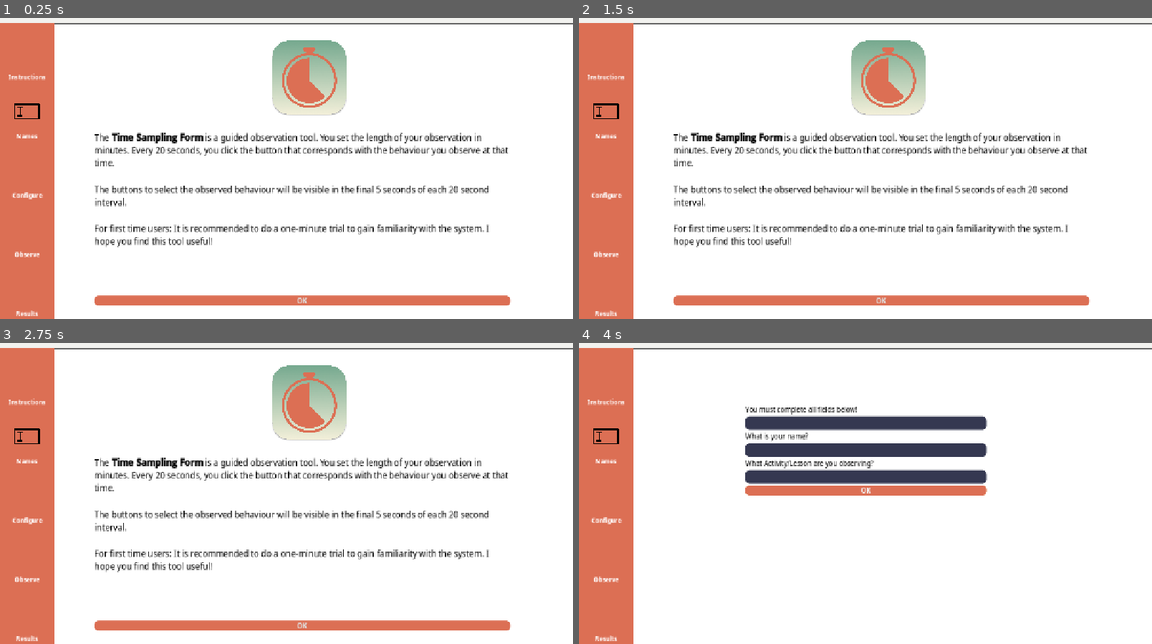
Above: before the commit, frames 1-4 (two rows, left to right).
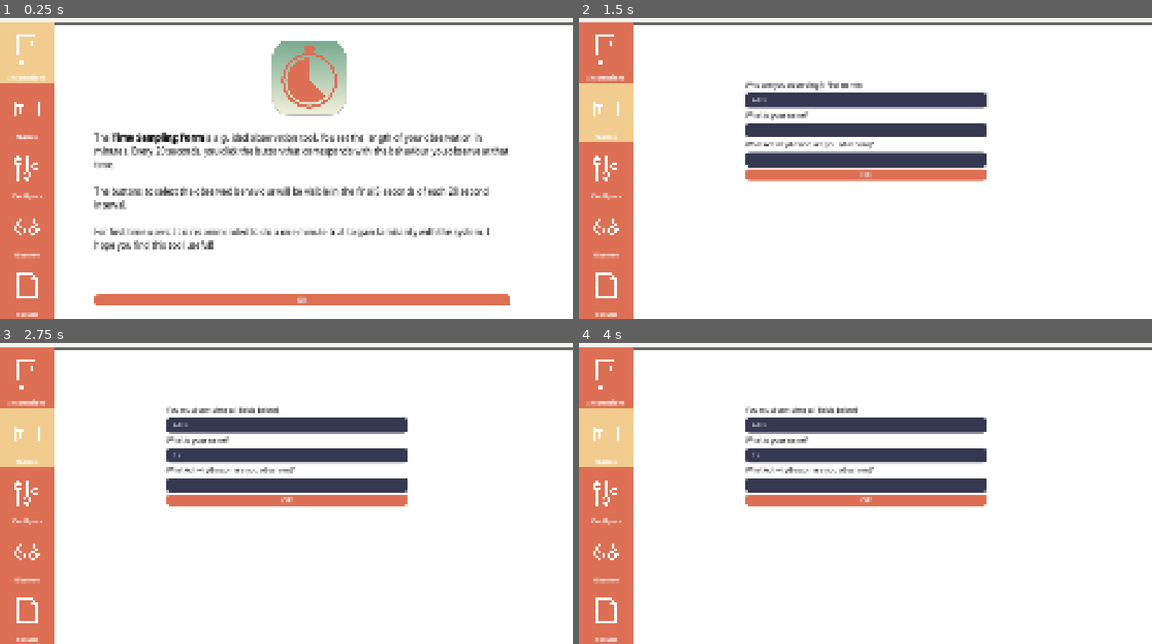
Above: after the commit, the same moments.

Repository: hobbesjaap/time-sampling-form
Game: Godot game, scene res://main_screen.tscn
Same seed, same stepped clock (60 frames per second), same inputs: the game is played once before the commit and once after it.
Inputs (mouse positions are in pixels of both pictures, inside the frame that each line leads up to):
- Up to frame 1 (0.25 s): no input
- Up to frame 2 (1.5 s): click "OK" at 0.5 s; click (865, 99) at 1.27 s; type "Alex" at 1.35 s
- Up to frame 3 (2.75 s): click (286, 448) at 1.5 s; type "12" at 1.58 s; click "OK" at 2 s
- Up to frame 4 (4 s): click "OK" at 2.75 s; click "OK" at 3.5 s

The runs differ from the first frame. In frame 1, 10% of the frame differs, in the area x 0-100%, y 1-100%; in frame 2, 21%; in frame 3, 20%; in frame 4, 11%.
Error before the commit: Invalid assignment of property or key 'web_release_version' with value of type 'Nil' on a base object of type 'Node (global_ints.gd)'. (res://main_screen.gd:26)
Error after the commit: Invalid assignment of property or key 'web_release_version' with value of type 'Nil' on a base object of type 'Node (global_ints.gd)'. (res://main_screen.gd:28)

Commit message:
created updating sidebar for visual signposting

Diff:
--- a/godot/Assets/icons/noun-chat-92638.svg
+++ b/godot/Assets/icons/noun-chat-92638.svg
@@ -1,4 +1,5 @@
 <?xml version="1.0" encoding="UTF-8"?>
 <svg width="1200pt" height="1200pt" version="1.1" viewBox="0 0 1200 1200" xmlns="http://www.w3.org/2000/svg">
+	<g fill="#ffffff">
  <path d="m1110 330h-210v-180c0-16.801-13.199-30-30-30h-780c-16.801 0-30 13.199-30 30v540c0 16.801 13.199 30 30 30h60v1 …(619 unchanged characters)…
-</svg>
+</g></svg>
--- a/godot/Assets/icons/noun-dutch-1054558.svg
+++ b/godot/Assets/icons/noun-dutch-1054558.svg
@@ -1,6 +1,6 @@
 <?xml version="1.0" encoding="UTF-8"?>
 <svg width="1200pt" height="1200pt" version="1.1" viewBox="0 0 1200 1200" xmlns="http://www.w3.org/2000/svg">
- <g>
+ <g fill="#ffffff">
   <path d="m1008 60h-816c-73.199 0-132 55.199-132 123.6v620.4c0 68.398 58.801 123.6 132 123.6h86.398v183.6c0 10.801 7.1 …(462 unchanged characters)…
   <path d="m530.4 560.4-139.2-244.8h-76.801v350.4h68.402v-248.4l142.8 248.4h73.199v-350.4h-68.402z"/>
   <path d="m740.4 315.6h-73.199v350.4h248.4v-63.602h-175.2z"/>
--- a/godot/Assets/icons/noun-english-1054579.svg
+++ b/godot/Assets/icons/noun-english-1054579.svg
@@ -1,6 +1,6 @@
 <?xml version="1.0" encoding="UTF-8"?>
 <svg width="1200pt" height="1200pt" version="1.1" viewBox="0 0 1200 1200" xmlns="http://www.w3.org/2000/svg">
- <g>
+ <g fill="#ffffff">
   <path d="m1008 60h-816c-73.199 0-132 55.199-132 123.6v620.4c0 68.398 58.801 123.6 132 123.6h86.398v183.6c0 10.801 7.1 …(462 unchanged characters)…
   <path d="m372 512.4h170.4v-60h-170.4v-74.398h184.8v-62.398h-256.8v350.4h265.2v-63.602h-193.2z"/>
   <path d="m837.6 560.4-139.2-244.8h-76.797v350.4h68.398v-248.4l142.8 248.4h73.199v-350.4h-68.398z"/>
--- a/godot/Assets/icons/noun-file-59659.svg
+++ b/godot/Assets/icons/noun-file-59659.svg
@@ -1,4 +1,5 @@
 <?xml version="1.0" encoding="UTF-8"?>
 <svg width="1200pt" height="1200pt" version="1.1" viewBox="0 0 1200 1200" xmlns="http://www.w3.org/2000/svg">
+	<g fill="#ffffff">
  <path d="m1011.2 308.79-240-240c-5.625-5.6289-13.258-8.7852-21.215-8.7852h-540c-16.57 0-30 13.43-30 30v1020c0 16.57 13.43 30 30 30h780c16.57 0 30-13.43 30-30v-780c0-7.957-3.168-15.59-8.7852-21.215zm-231.21-146.36 137.58 137.58h-137.58zm-540 917.58v-960h480v210c0 16.57 13.43 30 30 30h210v720z"/>
-</svg>
+</g></svg>
--- a/godot/Assets/icons/noun-floppy-disk-104320.svg
+++ b/godot/Assets/icons/noun-floppy-disk-104320.svg
@@ -1,6 +1,6 @@
 <?xml version="1.0" encoding="UTF-8"?>
 <svg width="1200pt" height="1200pt" version="1.1" viewBox="0 0 1200 1200" xmlns="http://www.w3.org/2000/svg">
- <g>
+ <g fill="#ffffff">
   <path d="m1011.6 68.398c-6-4.7969-13.203-8.3984-21.602-8.3984h-900c-16.801 0-30 13.199-30 30v1020c0 16.801 13.199 30  …(225 unchanged characters)…
   <path d="m810 150h-90c-16.801 0-30 13.199-30 30v150c0 16.801 13.199 30 30 30h90c16.801 0 30-13.199 30-30v-150c0-16.801-13.199-30-30-30zm-30 150h-30v-90h30z"/>
   <path d="m930 690h-660c-16.801 0-30 13.199-30 30s13.199 30 30 30h660c16.801 0 30-13.199 30-30s-13.199-30-30-30z"/>
--- a/godot/Assets/icons/noun-glasses-56317.svg
+++ b/godot/Assets/icons/noun-glasses-56317.svg
@@ -1,4 +1,5 @@
 <?xml version="1.0" encoding="UTF-8"?>
 <svg width="1200pt" height="1200pt" version="1.1" viewBox="0 0 1200 1200" xmlns="http://www.w3.org/2000/svg">
+	<g fill="#ffffff">
  <path d="m895.55 305.05c-3.6953-6-9.3711-10.512-16.055-12.742l-90-30c-15.781-5.2578-32.723 3.2539-37.957 18.973-5.2422 …(1507 unchanged characters)…
-</svg>
+</g></svg>
--- a/godot/Assets/icons/noun-history-101708.svg
+++ b/godot/Assets/icons/noun-history-101708.svg
@@ -1,6 +1,6 @@
 <?xml version="1.0" encoding="UTF-8"?>
 <svg width="1200pt" height="1200pt" version="1.1" viewBox="0 0 1200 1200" xmlns="http://www.w3.org/2000/svg">
- <g>
+ <g fill="#ffffff">
   <path d="m600 300c-16.801 0-30 13.199-30 30v270c0 16.801 13.199 30 30 30h150c16.801 0 30-13.199 30-30s-13.199-30-30-30h-120v-240c0-16.801-13.199-30-30-30z"/>
   <path d="m188.4 681.6c6 6 13.199 8.3984 21.602 8.3984 8.3984 0 15.602-2.3984 21.602-8.3984l120-120c12-12 12-31.199 0- …(286 unchanged characters)…
  </g>
--- a/godot/Assets/icons/noun-input-field-104354.svg
+++ b/godot/Assets/icons/noun-input-field-104354.svg
@@ -1,6 +1,6 @@
 <?xml version="1.0" encoding="UTF-8"?>
 <svg width="1200pt" height="1200pt" version="1.1" viewBox="0 0 1200 1200" xmlns="http://www.w3.org/2000/svg">
- <g>
+ <g fill="#ffffff">
   <path d="m1110 270h-1020c-16.801 0-30 13.199-30 30v600c0 16.801 13.199 30 30 30h1020c16.801 0 30-13.199 30-30v-600c0-16.801-13.199-30-30-30zm-30 600h-960v-540h960z"/>
   <path d="m210 750c-16.801 0-30 13.199-30 30s13.199 30 30 30h180c16.801 0 30-13.199 30-30s-13.199-30-30-30h-60v-300h60c16.801 0 30-13.199 30-30s-13.199-30-30-30h-180c-16.801 0-30 13.199-30 30s13.199 30 30 30h60v300z"/>
  </g>
--- a/godot/Assets/icons/noun-manual-241665.svg
+++ b/godot/Assets/icons/noun-manual-241665.svg
@@ -1,6 +1,6 @@
 <?xml version="1.0" encoding="UTF-8"?>
 <svg width="1200pt" height="1200pt" version="1.1" viewBox="0 0 1200 1200" xmlns="http://www.w3.org/2000/svg">
- <g>
+ <g fill="#ffffff">
   <path d="m806.25 225h-337.5c-20.625 0-37.5 16.875-37.5 37.5v131.25c0 20.625 16.875 37.5 37.5 37.5h337.5c20.625 0 37.5 …(204 unchanged characters)…
   <path d="m993.75 0h-787.5c-41.25 0-75 33.75-75 75v918.75c0 41.25 33.75 75 75 75h56.25c11.25 0 18.75-7.5 18.75-18.75s- …(330 unchanged characters)…
   <path d="m412.5 993.75c-11.25 0-18.75 7.5-18.75 18.75v131.25c0 11.25-7.5 18.75-18.75 18.75s-18.75-7.5-18.75-18.75v-131.25c0-11.25-7.5-18.75-18.75-18.75s-18.75 7.5-18.75 18.75v150c0 20.625 16.875 37.5 37.5 37.5h37.5c20.625 0 37.5-16.875 37.5-37.5v-150c0-11.25-7.5-18.75-18.75-18.75z"/>
--- a/godot/Assets/icons/noun-message-92639.svg
+++ b/godot/Assets/icons/noun-message-92639.svg
@@ -1,6 +1,6 @@
 <?xml version="1.0" encoding="UTF-8"?>
 <svg width="1200pt" height="1200pt" version="1.1" viewBox="0 0 1200 1200" xmlns="http://www.w3.org/2000/svg">
- <g>
+ <g fill="#ffffff">
   <path d="m990 300h-780c-16.801 0-30 13.199-30 30v540c0 16.801 13.199 30 30 30h60v120c0 13.199 9.6016 25.199 21.602 28 …(265 unchanged characters)…
   <path d="m660 600c0 33.137-26.863 60-60 60s-60-26.863-60-60 26.863-60 60-60 60 26.863 60 60"/>
   <path d="m810 600c0 33.137-26.863 60-60 60s-60-26.863-60-60 26.863-60 60-60 60 26.863 60 60"/>
--- a/godot/Assets/icons/noun-power-101711.svg
+++ b/godot/Assets/icons/noun-power-101711.svg
@@ -1,6 +1,6 @@
 <?xml version="1.0" encoding="UTF-8"?>
 <svg width="1200pt" height="1200pt" version="1.1" viewBox="0 0 1200 1200" xmlns="http://www.w3.org/2000/svg">
- <g>
+ <g fill="#ffffff">
   <path d="m600 630c49.199 0 90-40.801 90-90v-390c0-49.199-40.801-90-90-90s-90 40.801-90 90v390c0 49.199 40.801 90 90 90zm-30-480c0-16.801 13.199-30 30-30s30 13.199 30 30v390c0 16.801-13.199 30-30 30s-30-13.199-30-30z"/>
   <path d="m600 1140c265.2 0 480-214.8 480-480 0-148.8-67.199-286.8-184.8-378-15.602-12-36-19.199-55.199-19.199-27.602  …(876 unchanged characters)…
  </g>
--- a/godot/Assets/icons/noun-press-104313.svg
+++ b/godot/Assets/icons/noun-press-104313.svg
@@ -1,6 +1,6 @@
 <?xml version="1.0" encoding="UTF-8"?>
 <svg width="1200pt" height="1200pt" version="1.1" viewBox="0 0 1200 1200" xmlns="http://www.w3.org/2000/svg">
- <g>
+ <g fill="#ffffff">
   <path d="m160.8 868.8c0 151.2 193.2 268.8 439.2 268.8s439.2-117.6 439.2-268.8-193.2-268.8-439.2-268.8-439.2 117.6-439 …(424 unchanged characters)…
   <path d="m600 60c-16.801 0-30 13.199-30 30v348l-128.4-129.6c-12-12-31.199-12-42 0-12 12-12 31.199 0 42l180 180c6 6 13.199 8.3984 21.602 8.3984 8.3984 0 15.602-2.3984 21.602-8.3984l180-180c12-12 12-31.199 0-42-12-12-31.199-12-42 0l-130.8 129.6v-348c0-16.801-13.199-30-30-30z"/>
  </g>
--- a/godot/Assets/icons/noun-settings-56313.svg
+++ b/godot/Assets/icons/noun-settings-56313.svg
@@ -1,6 +1,6 @@
 <?xml version="1.0" encoding="UTF-8"?>
 <svg width="1200pt" height="1200pt" version="1.1" viewBox="0 0 1200 1200" xmlns="http://www.w3.org/2000/svg">
- <g>
+ <g fill="#ffffff">
   <path d="m570 1017v93.023c0 16.57 13.43 30 30 30s30-13.43 30-30v-93.023c68.375-13.945 120-74.531 120-146.98s-51.625-1 …(221 unchanged characters)…
   <path d="m210 446.98v663.02c0 16.57 13.43 30 30 30s30-13.43 30-30v-663.02c68.375-13.945 120-74.531 120-146.98s-51.625 …(223 unchanged characters)…
   <path d="m930 656.98v453.02c0 16.57 13.43 30 30 30s30-13.43 30-30v-453.02c68.375-13.945 120-74.531 120-146.98s-51.625 …(223 unchanged characters)…
--- a/godot/Assets/icons/noun-upgrade-104308.svg
+++ b/godot/Assets/icons/noun-upgrade-104308.svg
@@ -1,6 +1,6 @@
 <?xml version="1.0" encoding="UTF-8"?>
 <svg width="1200pt" height="1200pt" version="1.1" viewBox="0 0 1200 1200" xmlns="http://www.w3.org/2000/svg">
- <g>
+ <g fill="#ffffff">
   <path d="m600 540c16.801 0 30-13.199 30-30v-348l128.4 128.4c6 6 13.199 8.3984 21.602 8.3984 8.3984 0 15.602-2.3984 21.602-8.3984 12-12 12-31.199 0-42l-180-180c-12-12-31.199-12-42 0l-180 180c-12 12-12 31.199 0 42 12 12 31.199 12 42 0l128.4-128.4v348c0 16.801 13.199 30 30 30z"/>
   <path d="m180 1140h840c16.801 0 30-13.199 30-30v-600c0-16.801-13.199-30-30-30h-240c-16.801 0-30 13.199-30 30s13.199 30 30 30h210v540h-780v-540h210c16.801 0 30-13.199 30-30s-13.199-30-30-30h-240c-16.801 0-30 13.199-30 30v600c0 16.801 13.199 30 30 30z"/>
  </g>
--- a/godot/ObservationWindow.gd
+++ b/godot/ObservationWindow.gd
@@ -20,6 +20,7 @@
 
 
 func calculate_percentages() -> void:
+		@warning_ignore("integer_division")
 		global_ints.total_observed_time = global_ints.total_behaviours / 3
 
 		global_ints.one_behaviour_percent = int((float(global_ints.one_behaviour_score) / global_ints.total_behaviours) * 100)
--- a/godot/global_ints.gd
+++ b/godot/global_ints.gd
@@ -2,6 +2,9 @@
 
 var date = {}
 var ddmmyyyy : String
+
+# 1 = Instruction, 2 = Names, 3 = Config, 4 = Observe, 5 = Results
+var app_state : int
 
 var update_text : String
 
--- a/godot/main_screen.gd
+++ b/godot/main_screen.gd
@@ -6,13 +6,15 @@
 var update_text_url = "https://raw.githubusercontent.com/hobbesjaap/time-sampling-form/main/updater/update_text.md"
 var update_text : String
 var text_buffer : String
+var os_list : Array = ["Linux", "Windows", "macOS", "OSX"]
 
 @onready var date_time_display = $"%CurrentTime"
 @onready var minute_label = $"StartScreen/InstructionPanel/MinuteBox/MinuteLabel"
+@onready var styleBox_highlight : StyleBoxFlat = $"%OneInstrPanel".get_theme_stylebox("panel").duplicate()
+@onready var styleBox_orig : StyleBoxFlat = $"%TwoNamesPanel".get_theme_stylebox("panel").duplicate()
 
 
 func check_for_updates() -> void:
-	var os_list : Array = ["Linux", "Windows", "macOS", "OSX"]
 	if os_list.has(OS.get_name()):
 		print("We're on desktop. So let's check for updates!")
 		$"%HTTPRequest".request(csv_url)
@@ -87,13 +89,30 @@
 	global_ints.date = Time.get_datetime_dict_from_system()
 	global_ints.ddmmyyyy = str(global_ints.date.day, "-", global_ints.date.month, "-", global_ints.date.year)
 
+func set_app_window_size() -> void:
+	var desktop_x : int = DisplayServer.screen_get_size(DisplayServer.window_get_current_screen()).x
+	var desktop_y : int = DisplayServer.screen_get_size(DisplayServer.window_get_current_screen()).y
+
+	@warning_ignore("narrowing_conversion")
+	var app_window_x : int = desktop_x * 0.7
+	@warning_ignore("narrowing_conversion")
+	var app_window_y : int = desktop_y * 0.7
+	var app_window_size = Vector2i(app_window_x, app_window_y)
+
+	DisplayServer.window_set_min_size(Vector2i(app_window_x, app_window_y))
+	get_window().size = app_window_size
+	@warning_ignore("integer_division")
+	DisplayServer.window_set_position(Vector2i(int(desktop_x/6), int(desktop_y/6)))
+
 func _ready() -> void:
-	DisplayServer.window_set_min_size(Vector2i(1280, 720))
+	#DisplayServer.window_set_min_size(Vector2i(1280, 720))
+	if os_list.has(OS.get_name()):
+		set_app_window_size()
 	minute_label.text = str(global_ints.observation_minutes)
 	global_ints.observed_person_name = ""
 	refresh_descriptors()
 	$"StartScreen".show()
-	$"%NameChangePanel".show()
+	$"%NameChangePanel".hide()
 	$"%InstructionScreen".show()
 	$"%WarningLabel".hide()
 	$"ObservationWindow".hide()
@@ -105,7 +124,45 @@
 	check_for_updates()
 
 
+func set_all_boxes_to_normal() -> void:
+	$"%OneInstrPanel".add_theme_stylebox_override("panel", styleBox_orig)
+	$"%TwoNamesPanel".add_theme_stylebox_override("panel", styleBox_orig)
+	$"%ThreeConfigPanel".add_theme_stylebox_override("panel", styleBox_orig)
+	$"%FourObservePanel".add_theme_stylebox_override("panel", styleBox_orig)
+	$"%FiveResultsPanel".add_theme_stylebox_override("panel", styleBox_orig)
+
+
+func state_changed_check() -> void:
+	styleBox_highlight.set("bg_color", Color.html("#F2CC8F"))
+
+	if $"%InstructionScreen".visible == true:
+		global_ints.app_state = 1
+		set_all_boxes_to_normal()
+		$"%OneInstrPanel".add_theme_stylebox_override("panel", styleBox_highlight)
+
+	if $"%NameChangePanel".visible == true:
+		global_ints.app_state = 2
+		set_all_boxes_to_normal()
+		$"%TwoNamesPanel".add_theme_stylebox_override("panel", styleBox_highlight)
+
+	if $"%InstructionPanel".visible == true:
+		global_ints.app_state = 3
+		set_all_boxes_to_normal()
+		$"%ThreeConfigPanel".add_theme_stylebox_override("panel", styleBox_highlight)
+
+	if $"%ObservationWindow".visible == true:
+		global_ints.app_state = 4
+		set_all_boxes_to_normal()
+		$"%FourObservePanel".add_theme_stylebox_override("panel", styleBox_highlight)
+
+	if $"%Results".visible == true:
+		global_ints.app_state = 5
+		set_all_boxes_to_normal()
+		$"%FiveResultsPanel".add_theme_stylebox_override("panel", styleBox_highlight)
+
+
 func _process(_delta) -> void:
+	state_changed_check()
 	check_time_var += 1
 
 	if check_time_var == 10:
@@ -180,6 +237,7 @@
 
 func _on_InsOkButton_pressed() -> void:
 	$"%InstructionScreen".hide()
+	$"%NameChangePanel".show()
 
 
 func _on_MinuteMinus_button_down() -> void:
--- a/godot/main_screen.tscn
+++ b/godot/main_screen.tscn
@@ -11,7 +11,11 @@
 [ext_resource type="Script" uid="uid://dflvmgvxwqrrf" path="res://TimerBar.gd" id="10"]
 [ext_resource type="Script" uid="uid://t1pvqg6e78j" path="res://ProgressBar.gd" id="11"]
 [ext_resource type="Texture2D" uid="uid://yf4ormoh8hes" path="res://Assets/icons/main_icon.png" id="12"]
+[ext_resource type="Texture2D" uid="uid://bq56uvokwfppt" path="res://Assets/icons/noun-manual-241665.svg" id="12_p3r6q"]
 [ext_resource type="Texture2D" uid="uid://lafpc8rl5lg0" path="res://Assets/icons/noun-input-field-104354.svg" id="12_vtqql"]
+[ext_resource type="Texture2D" uid="uid://ddvmq6m5ux17h" path="res://Assets/icons/noun-settings-56313.svg" id="14_3qsiq"]
+[ext_resource type="Texture2D" uid="uid://xjf2x5br6qq2" path="res://Assets/icons/noun-glasses-56317.svg" id="15_7087c"]
+[ext_resource type="Texture2D" uid="uid://bvpi0st2kfg0" path="res://Assets/icons/noun-file-59659.svg" id="16_do8p6"]
 
 [sub_resource type="StyleBoxFlat" id="2"]
 bg_color = Color(1, 1, 1, 1)
@@ -1206,7 +1210,6 @@
 unique_name_in_owner = true
 
 [node name="StartScreen" type="CanvasLayer" parent="."]
-visible = false
 
 [node name="InstructionPanel" type="Panel" parent="StartScreen"]
 unique_name_in_owner = true
@@ -1216,10 +1219,12 @@
 anchor_top = 0.5
 anchor_right = 0.5
 anchor_bottom = 0.5
-offset_left = -640.0
+offset_left = -511.0
 offset_top = -289.0
-offset_right = 640.0
-offset_bottom = 359.0
+offset_right = 630.0
+offset_bottom = 350.0
+grow_horizontal = 2
+grow_vertical = 2
 theme_override_styles/panel = SubResource("1")
 
 [node name="MinuteBox" type="HBoxContainer" parent="StartScreen/InstructionPanel"]
@@ -1253,26 +1258,31 @@
 [node name="CurrentTime" type="Label" parent="StartScreen/InstructionPanel"]
 unique_name_in_owner = true
 layout_mode = 0
-offset_left = 1196.0
-offset_top = 506.0
-offset_right = 1275.0
-offset_bottom = 529.0
+offset_left = 1067.0
+offset_top = 620.0
+offset_right = 1146.0
+offset_bottom = 643.0
 theme_override_colors/font_color = Color(0, 0, 0, 1)
 theme_override_fonts/font = SubResource("4")
 text = "99:99"
+horizontal_alignment = 2
 
 [node name="MinuteExplanation" type="Label" parent="StartScreen/InstructionPanel"]
-layout_mode = 0
+layout_mode = 1
+anchors_preset = 8
 anchor_left = 0.5
 anchor_top = 0.5
 anchor_right = 0.5
 anchor_bottom = 0.5
 offset_left = -322.5
-offset_top = -197.0
+offset_top = -203.0
 offset_right = 322.5
-offset_bottom = -163.0
+offset_bottom = -169.0
+grow_horizontal = 2
+grow_vertical = 2
 theme = ExtResource("1")
 text = "INSTR_OBS"
+horizontal_alignment = 1
 
 [node name="ObservationItemsTitle" type="Label" parent="StartScreen/InstructionPanel"]
 layout_mode = 0
@@ -1289,18 +1299,22 @@
 text = "OBS_ITEMS"
 
 [node name="Title" type="Label" parent="StartScreen/InstructionPanel"]
-layout_mode = 0
+layout_mode = 1
+anchors_preset = 8
 anchor_left = 0.5
 anchor_top = 0.5
 anchor_right = 0.5
 anchor_bottom = 0.5
-offset_left = -172.5
-offset_top = -250.0
-offset_right = 172.5
-offset_bottom = -200.0
+offset_left = -174.5
+offset_top = -248.5
+offset_right = 170.5
+offset_bottom = -216.5
+grow_horizontal = 2
+grow_vertical = 2
 theme_override_colors/font_color = Color(0, 0, 0, 1)
 theme_override_fonts/font = SubResource("6")
 text = "TITLE"
+horizontal_alignment = 1
 
 [node name="BottomButtons" type="HBoxContainer" parent="StartScreen/InstructionPanel"]
 layout_mode = 0
@@ -1338,15 +1352,18 @@
 text = "BUT_STRT"
 
 [node name="GridObservations" type="GridContainer" parent="StartScreen/InstructionPanel"]
-layout_mode = 0
+layout_mode = 1
+anchors_preset = 8
 anchor_left = 0.5
 anchor_top = 0.5
 anchor_right = 0.5
 anchor_bottom = 0.5
-offset_left = -589.0
-offset_top = -57.0
-offset_right = 603.0
-offset_bottom = 167.0
+offset_left = -499.5
+offset_top = -56.5
+offset_right = 499.5
+offset_bottom = 167.5
+grow_horizontal = 2
+grow_vertical = 2
 columns = 3
 
 [node name="AcronymLabel" type="Label" parent="StartScreen/InstructionPanel/GridObservations"]
@@ -1820,6 +1837,7 @@
 text = "BUT_CLEAR"
 
 [node name="ObservationWindow" type="CanvasLayer" parent="."]
+unique_name_in_owner = true
 visible = false
 script = ExtResource("7")
 
@@ -2000,6 +2018,7 @@
 wait_time = 20.0
 
 [node name="Results" type="CanvasLayer" parent="."]
+unique_name_in_owner = true
 visible = false
 script = ExtResource("9")
 
@@ -2165,13 +2184,19 @@
 offset_bottom = 660.0
 theme_override_constants/separation = 0
 
-[node name="Panel" type="Panel" parent="TopMenuBar/HBoxContainer/Panel/VBoxContainer"]
+[node name="OneInstrPanel" type="Panel" parent="TopMenuBar/HBoxContainer/Panel/VBoxContainer"]
+unique_name_in_owner = true
 custom_minimum_size = Vector2(120, 120)
 layout_mode = 2
 size_flags_vertical = 3
 theme_override_styles/panel = SubResource("StyleBoxFlat_musqq")
 
-[node name="Instructions" type="Label" parent="TopMenuBar/HBoxContainer/Panel/VBoxContainer/Panel"]
+[node name="Noun-manual-241665" type="Sprite2D" parent="TopMenuBar/HBoxContainer/Panel/VBoxContainer/OneInstrPanel"]
+position = Vector2(59, 58)
+scale = Vector2(0.04, 0.04)
+texture = ExtResource("12_p3r6q")
+
+[node name="Instructions" type="Label" parent="TopMenuBar/HBoxContainer/Panel/VBoxContainer/OneInstrPanel"]
 layout_mode = 1
 anchors_preset = 7
 anchor_left = 0.5
@@ -2190,18 +2215,19 @@
 text = "LAB_INSTR"
 horizontal_alignment = 1
 
-[node name="Panel2" type="Panel" parent="TopMenuBar/HBoxContainer/Panel/VBoxContainer"]
+[node name="TwoNamesPanel" type="Panel" parent="TopMenuBar/HBoxContainer/Panel/VBoxContainer"]
+unique_name_in_owner = true
 custom_minimum_size = Vector2(0, 120)
 layout_mode = 2
 size_flags_vertical = 3
 theme_override_styles/panel = SubResource("StyleBoxFlat_musqq")
 
-[node name="Noun-input-field-104354" type="Sprite2D" parent="TopMenuBar/HBoxContainer/Panel/VBoxContainer/Panel2"]
-position = Vector2(60, 64)
+[node name="Noun-input-field-104354" type="Sprite2D" parent="TopMenuBar/HBoxContainer/Panel/VBoxContainer/TwoNamesPanel"]
+position = Vector2(60, 59)
 scale = Vector2(0.04, 0.04)
 texture = ExtResource("12_vtqql")
 
-[node name="Names" type="Label" parent="TopMenuBar/HBoxContainer/Panel/VBoxContainer/Panel2"]
+[node name="Names" type="Label" parent="TopMenuBar/HBoxContainer/Panel/VBoxContainer/TwoNamesPanel"]
 layout_mode = 1
 anchors_preset = 7
 anchor_left = 0.5
@@ -2220,13 +2246,19 @@
 text = "LAB_NAMES"
 horizontal_alignment = 1
 
-[node name="Panel3" type="Panel" parent="TopMenuBar/HBoxContainer/Panel/VBoxContainer"]
+[node name="ThreeConfigPanel" type="Panel" parent="TopMenuBar/HBoxContainer/Panel/VBoxContainer"]
+unique_name_in_owner = true
 custom_minimum_size = Vector2(0, 120)
 layout_mode = 2
 size_flags_vertical = 3
 theme_override_styles/panel = SubResource("StyleBoxFlat_musqq")
 
-[node name="Configure" type="Label" parent="TopMenuBar/HBoxContainer/Panel/VBoxContainer/Panel3"]
+[node name="Noun-settings-56313" type="Sprite2D" parent="TopMenuBar/HBoxContainer/Panel/VBoxContainer/ThreeConfigPanel"]
+position = Vector2(59, 60)
+scale = Vector2(0.04, 0.04)
+texture = ExtResource("14_3qsiq")
+
+[node name="Configure" type="Label" parent="TopMenuBar/HBoxContainer/Panel/VBoxContainer/ThreeConfigPanel"]
 layout_mode = 1
 anchors_preset = 7
 anchor_left = 0.5
@@ -2245,13 +2277,19 @@
 text = "LAB_CONFIG"
 horizontal_alignment = 1
 
-[node name="Panel4" type="Panel" parent="TopMenuBar/HBoxContainer/Panel/VBoxContainer"]
+[node name="FourObservePanel" type="Panel" parent="TopMenuBar/HBoxContainer/Panel/VBoxContainer"]
+unique_name_in_owner = true
 custom_minimum_size = Vector2(0, 120)
 layout_mode = 2
 size_flags_vertical = 3
 theme_override_styles/panel = SubResource("StyleBoxFlat_musqq")
 
-[node name="Observe" type="Label" parent="TopMenuBar/HBoxContainer/Panel/VBoxContainer/Panel4"]
+[node name="Noun-glasses-56317" type="Sprite2D" parent="TopMenuBar/HBoxContainer/Panel/VBoxContainer/FourObservePanel"]
+position = Vector2(59, 56)
+scale = Vector2(0.04, 0.04)
+texture = ExtResource("15_7087c")
+
+[node name="Observe" type="Label" parent="TopMenuBar/HBoxContainer/Panel/VBoxContainer/FourObservePanel"]
 layout_mode = 1
 anchors_preset = 7
 anchor_left = 0.5
@@ -2270,13 +2308,19 @@
 text = "LAB_OBS"
 horizontal_alignment = 1
 
-[node name="Panel5" type="Panel" parent="TopMenuBar/HBoxContainer/Panel/VBoxContainer"]
+[node name="FiveResultsPanel" type="Panel" parent="TopMenuBar/HBoxContainer/Panel/VBoxContainer"]
+unique_name_in_owner = true
 custom_minimum_size = Vector2(0, 120)
 layout_mode = 2
 size_flags_vertical = 3
 theme_override_styles/panel = SubResource("StyleBoxFlat_musqq")
 
-[node name="Results" type="Label" parent="TopMenuBar/HBoxContainer/Panel/VBoxContainer/Panel5"]
+[node name="Noun-file-59659" type="Sprite2D" parent="TopMenuBar/HBoxContainer/Panel/VBoxContainer/FiveResultsPanel"]
+position = Vector2(60, 56)
+scale = Vector2(0.04, 0.04)
+texture = ExtResource("16_do8p6")
+
+[node name="Results" type="Label" parent="TopMenuBar/HBoxContainer/Panel/VBoxContainer/FiveResultsPanel"]
 layout_mode = 1
 anchors_preset = 7
 anchor_left = 0.5
Not shown: 1 places in godot/main_screen.tscn that only renumber resources
